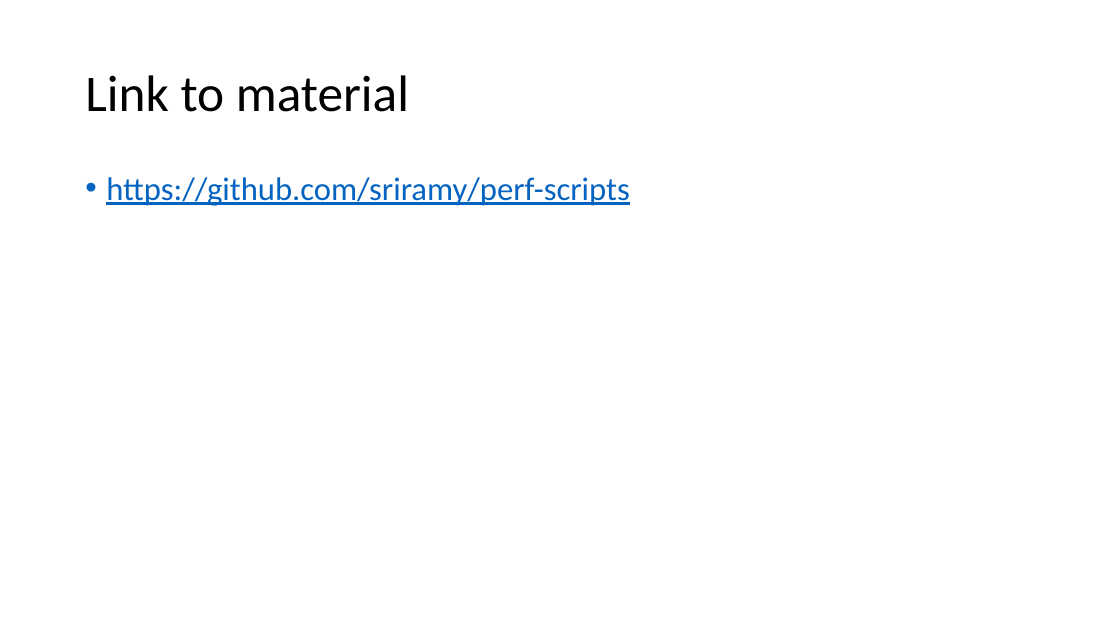
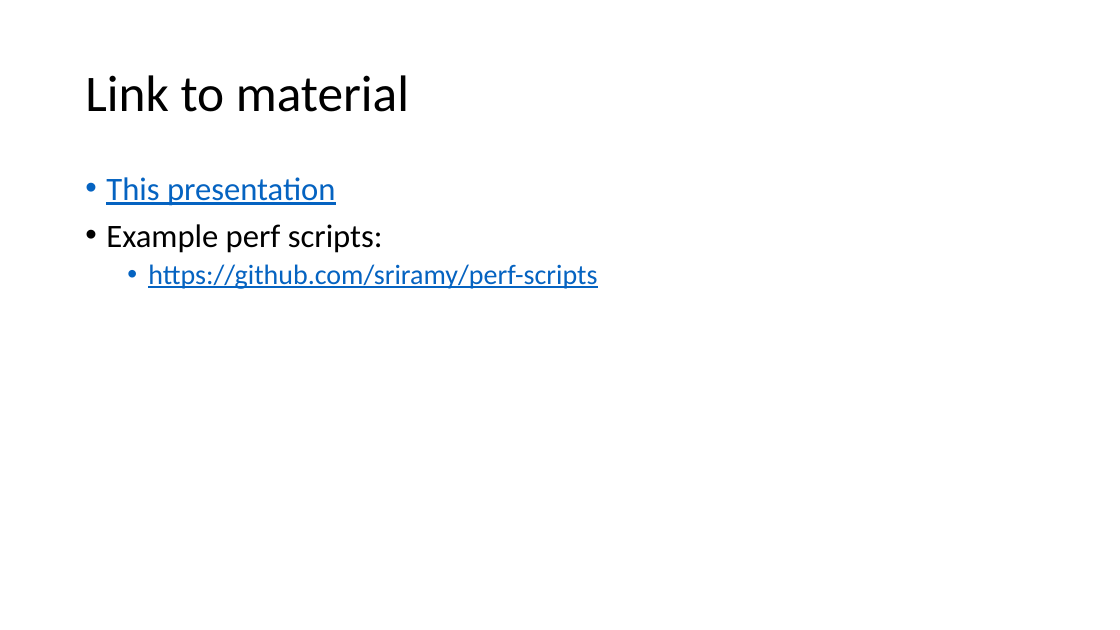
Before and after one commit to sriramy/perf-scripts, a slide deck: slide 12 of doc/demo-2023-04-27/Tracing in kernel.pptx. Drawn at 1120x630 pixels with LibreOffice and Linux fonts; fonts in the diff are those of the drawing. Boxes give left, top, right and bottom in pixels: in the first picture for what was removed or moved away, otherwise in the second. Text is boxed around its words. In the diff, an @@ line names an element or a change of style, - is before the commit and + after.

Commit message:
Edit demo presentation with links

```diff
--- a/doc/demo-2023-04-27/Tracing in kernel.pptx
+++ b/doc/demo-2023-04-27/Tracing in kernel.pptx
@@ text at (106, 177, 383, 253): paragraphs added @@
+• This presentation
+• Example perf scripts:
@@ text at (148, 264, 597, 289): size 28 to 24 pt in "https://github.com/sriramy/perf-scripts"; list level 1 to 2 in "https://github.com/sriramy/perf-scripts" @@
```
